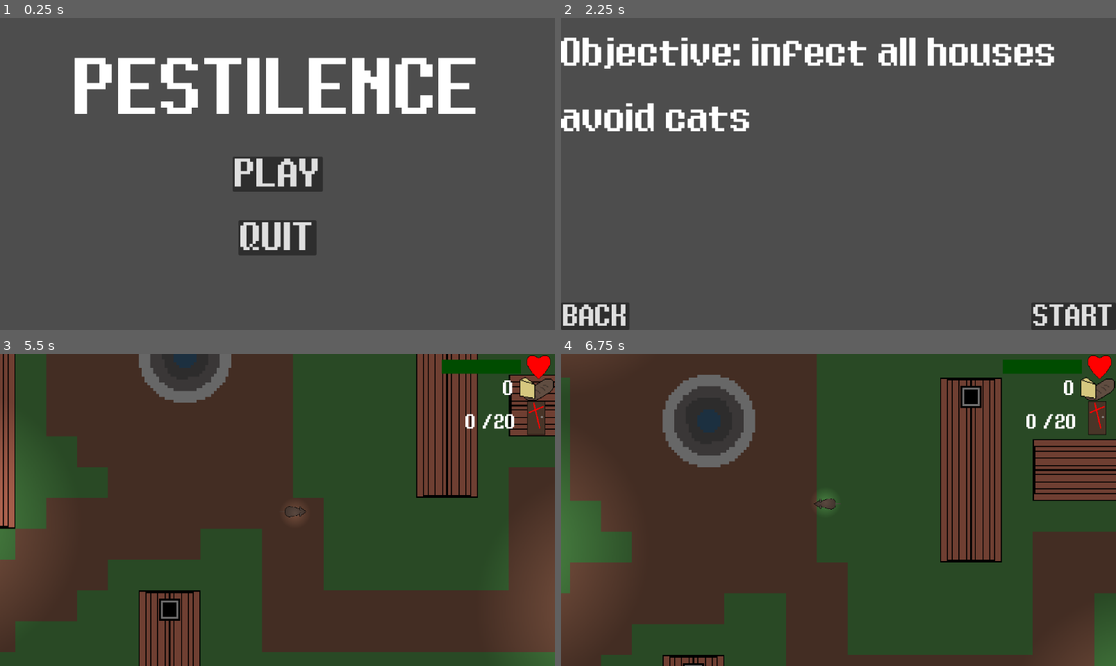
Above: before the commit, frames 1-4 (two rows, left to right).
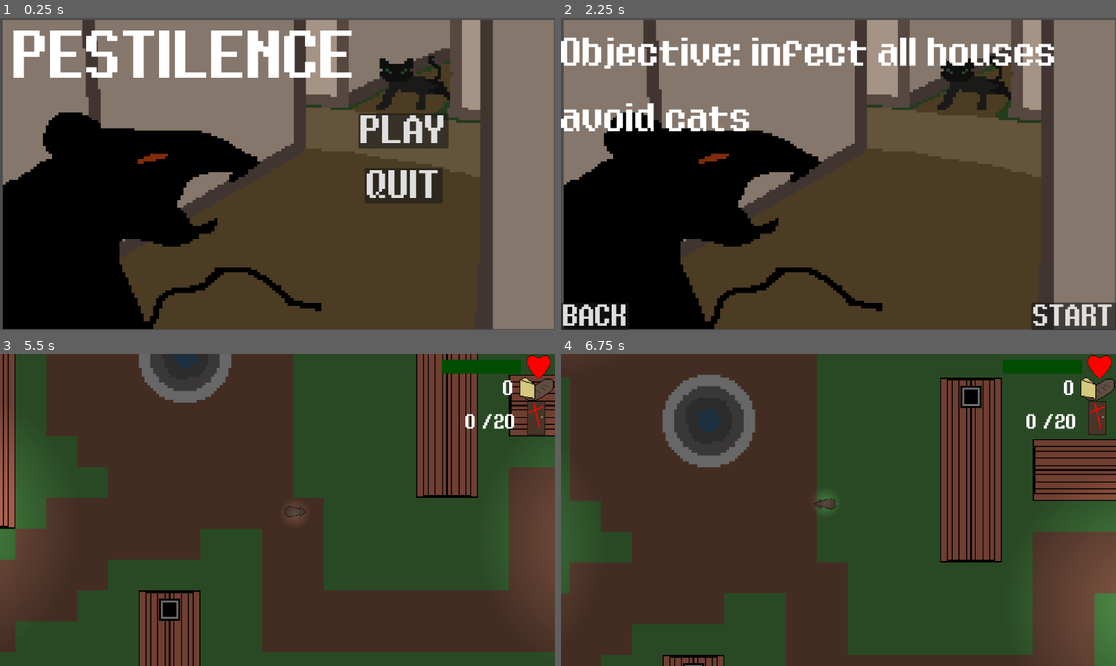
Above: after the commit, the same moments.

Repository: Ex-4/ludum-dare-56
Game: Godot game, scene res://Scenes/main_menu.tscn
Two runs of this game, one before a commit and one after it. Both use one fixed random seed, a clock stepped at 60 frames per second and the inputs below. This scene is started directly instead of the project's main scene.
Inputs:
- Up to frame 1 (0.25 s): no input
- Up to frame 2 (2.25 s): click "PLAY" at 0.5 s; click "BACK" at 1.25 s; click "PLAY" at 2 s
- Up to frame 3 (5.5 s): click "START" at 2.75 s; hold D (move_right) 3.53-4.28 s; hold E (interact) 3.53-4.28 s; hold S (move_down) 4.28-5.03 s; tap E (interact) at 4.35 s; hold D (move_right) from 5.03 s (still down); hold E (interact) from 5.03 s (still down)
- Up to frame 4 (6.75 s): release D (move_right) at 5.78 s; release E (interact) at 5.78 s; hold W (move_up) 5.78-6.53 s; tap E (interact) at 5.85 s; hold A (move_left) from 6.53 s (still down); hold E (interact) from 6.53 s (still down)

The runs differ from the first frame. In frame 1, 93% of the frame differs, in the area x 0-100%, y 0-100%; in frame 2, 86%; in frame 3, 0.2%; in frame 4, 3.3%.

Commit message:
new bg, edited cat script

Diff:
--- a/Scenes/cat.tscn
+++ b/Scenes/cat.tscn
@@ -133,6 +133,7 @@
 [node name="Cat" type="CharacterBody2D"]
 scale = Vector2(0.5, 0.5)
 collision_layer = 2
+collision_mask = 7
 script = ExtResource("1_cw0y0")
 
 [node name="Sprite2D" type="Sprite2D" parent="."]
--- a/Scenes/main_menu.tscn
+++ b/Scenes/main_menu.tscn
@@ -1,63 +1,30 @@
-[gd_scene load_steps=3 format=3 uid="uid://xvrxu5gw0sym"]
+[gd_scene load_steps=4 format=3 uid="uid://xvrxu5gw0sym"]
 
 [ext_resource type="FontFile" uid="uid://bo6pw8nk0pcuh" path="res://Assets/Fonts/EightBitDragon-anqx.ttf" id="1_7gssn"]
 [ext_resource type="Script" path="res://Scripts/main_menu.gd" id="1_twsuo"]
+[ext_resource type="Texture2D" uid="uid://ctlfd5nm3f8v4" path="res://Assets/Images/bg1.png" id="2_kdowe"]
 
 [node name="main menu" type="CanvasLayer"]
 script = ExtResource("1_twsuo")
 
-[node name="tutorial" type="Node" parent="."]
+[node name="Bg1" type="Sprite2D" parent="."]
+texture_filter = 1
+position = Vector2(578.063, 324.875)
+scale = Vector2(6.35486, 5.35208)
+texture = ExtResource("2_kdowe")
 
-[node name="StartButton" type="Button" parent="tutorial"]
-visible = false
-anchors_preset = 3
-anchor_left = 1.0
-anchor_top = 1.0
-anchor_right = 1.0
-anchor_bottom = 1.0
-offset_left = -176.0
-offset_top = -57.0
-grow_horizontal = 0
-grow_vertical = 0
-theme_override_fonts/font = ExtResource("1_7gssn")
-theme_override_font_sizes/font_size = 48
-text = "START"
-
-[node name="BackButton" type="Button" parent="tutorial"]
-visible = false
-anchors_preset = 2
-anchor_top = 1.0
-anchor_bottom = 1.0
-offset_top = -57.0
-offset_right = 142.0
-grow_vertical = 0
-theme_override_fonts/font = ExtResource("1_7gssn")
-theme_override_font_sizes/font_size = 48
-text = "BACK"
-
-[node name="Label" type="Label" parent="tutorial"]
-visible = false
-offset_top = 41.0
-offset_right = 1030.0
-offset_bottom = 242.0
-theme_override_fonts/font = ExtResource("1_7gssn")
-theme_override_font_sizes/font_size = 64
-text = "Objective: infect all houses
-
-avoid cats"
-
-[node name="main" type="Node" parent="."]
+[node name="main" type="Node2D" parent="."]
 
 [node name="PlayButton" type="Button" parent="main"]
-anchors_preset = 8
-anchor_left = 0.5
-anchor_top = 0.5
-anchor_right = 0.5
-anchor_bottom = 0.5
-offset_left = -93.5
-offset_top = -36.5
-offset_right = 93.5
-offset_bottom = 36.5
+anchors_preset = -1
+anchor_left = 0.645833
+anchor_top = 0.305556
+anchor_right = 0.80816
+anchor_bottom = 0.41821
+offset_left = 744.0
+offset_top = 198.0
+offset_right = 931.0
+offset_bottom = 271.0
 grow_horizontal = 2
 grow_vertical = 2
 theme_override_fonts/font = ExtResource("1_7gssn")
@@ -66,15 +33,15 @@
 "
 
 [node name="QuitButton" type="Button" parent="main"]
-anchors_preset = 8
-anchor_left = 0.5
-anchor_top = 0.5
-anchor_right = 0.5
-anchor_bottom = 0.5
-offset_left = -81.0
-offset_top = 96.0
-offset_right = 81.0
-offset_bottom = 169.0
+anchors_preset = -1
+anchor_left = 0.657118
+anchor_top = 0.481481
+anchor_right = 0.797743
+anchor_bottom = 0.594136
+offset_left = 757.0
+offset_top = 312.0
+offset_right = 919.0
+offset_bottom = 385.0
 grow_horizontal = 2
 grow_vertical = 2
 theme_override_fonts/font = ExtResource("1_7gssn")
@@ -86,16 +53,56 @@
 anchors_preset = 5
 anchor_left = 0.5
 anchor_right = 0.5
-offset_left = -421.0
-offset_top = 83.0
-offset_right = 424.0
-offset_bottom = 212.0
+offset_left = 28.0
+offset_top = 26.0
+offset_right = 873.0
+offset_bottom = 155.0
 grow_horizontal = 2
 theme_override_fonts/font = ExtResource("1_7gssn")
-theme_override_font_sizes/font_size = 128
+theme_override_font_sizes/font_size = 108
 text = "PESTILENCE"
 
+[node name="tutorial" type="Node2D" parent="."]
+
+[node name="StartButton" type="Button" parent="tutorial"]
+anchors_preset = 3
+anchor_left = 1.0
+anchor_top = 1.0
+anchor_right = 1.0
+anchor_bottom = 1.0
+offset_left = 976.0
+offset_top = 591.0
+offset_right = 1152.0
+offset_bottom = 648.0
+grow_horizontal = 0
+grow_vertical = 0
+theme_override_fonts/font = ExtResource("1_7gssn")
+theme_override_font_sizes/font_size = 48
+text = "START"
+
+[node name="BackButton" type="Button" parent="tutorial"]
+anchors_preset = 2
+anchor_top = 1.0
+anchor_bottom = 1.0
+offset_top = 591.0
+offset_right = 142.0
+offset_bottom = 648.0
+grow_vertical = 0
+theme_override_fonts/font = ExtResource("1_7gssn")
+theme_override_font_sizes/font_size = 48
+text = "BACK"
+
+[node name="Label" type="Label" parent="tutorial"]
+offset_top = 41.0
+offset_right = 1030.0
+offset_bottom = 242.0
+theme_override_fonts/font = ExtResource("1_7gssn")
+theme_override_font_sizes/font_size = 64
+text = "Objective: infect all houses
+
+avoid cats"
+
+[connection signal="pressed" from="main/PlayButton" to="." method="_on_play_button_pressed"]
+[connection signal="pressed" from="main/QuitButton" to="." method="_on_quit_button_pressed"]
 [connection signal="pressed" from="tutorial/StartButton" to="." method="_on_start_button_pressed"]
 [connection signal="pressed" from="tutorial/BackButton" to="." method="_on_back_button_pressed"]
-[connection signal="pressed" from="main/PlayButton" to="." method="_on_play_button_pressed"]
-[connection signal="pressed" from="main/QuitButton" to="." method="_on_quit_button_pressed"]
--- a/Scripts/EnemyFollow.gd
+++ b/Scripts/EnemyFollow.gd
@@ -2,7 +2,7 @@
 class_name EnemyFollow
 
 @export var enemy : CharacterBody2D
-@export var move_speed := 170.0
+@export var move_speed := 175.0
 
 var player: CharacterBody2D
 
@@ -11,13 +11,14 @@
 
 func Physics_Update(delta: float):
 	var direction = player.global_position - enemy.global_position
-	%Sprite2D.look_at(player.global_position)
 
 	if direction.length() > 80: # the distance at which the enemy will stop chasing
 		enemy.velocity = direction.normalized() * move_speed
+		%Sprite2D.look_at(player.global_position)
 	else:
 		enemy.velocity = Vector2()
 		Transitioned.emit(self, "attack")
+		%Sprite2D.look_at(player.global_position)
 
 	if direction.length() > 300: # how close the player should be to be chased
 		Transitioned.emit(self, "idle")
--- a/Scripts/main_menu.gd
+++ b/Scripts/main_menu.gd
@@ -1,15 +1,12 @@
 extends CanvasLayer
 
 func _ready():
-	for child in $tutorial.get_children():
-		child.hide()
+	$tutorial.hide()
 
 #	main menu section
 func _on_play_button_pressed():
-	for child in $main.get_children():
-		child.hide()
-	for child in $tutorial.get_children():
-		child.show()
+	$main.hide()
+	$tutorial.show()
 
 
 func _on_quit_button_pressed():
@@ -23,7 +20,5 @@
 
 
 func _on_back_button_pressed():
-	for child in $main.get_children():
-		child.show()
-	for child in $tutorial.get_children():
-		child.hide()
+	$main.show()
+	$tutorial.hide()
Binary file added: Assets/Images/bg1.png
Not shown, added: Assets/Images/bg1.png.import
